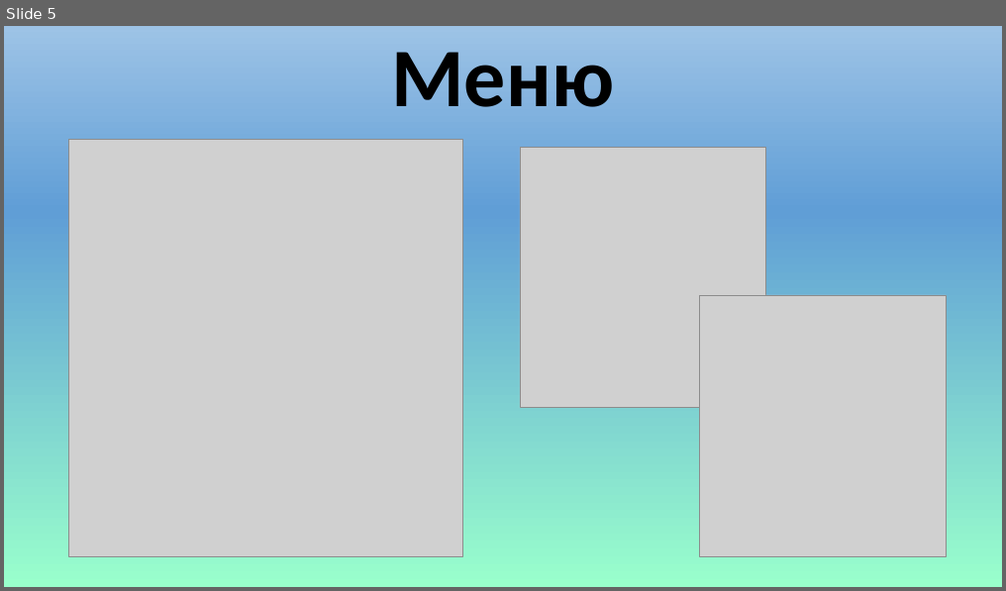
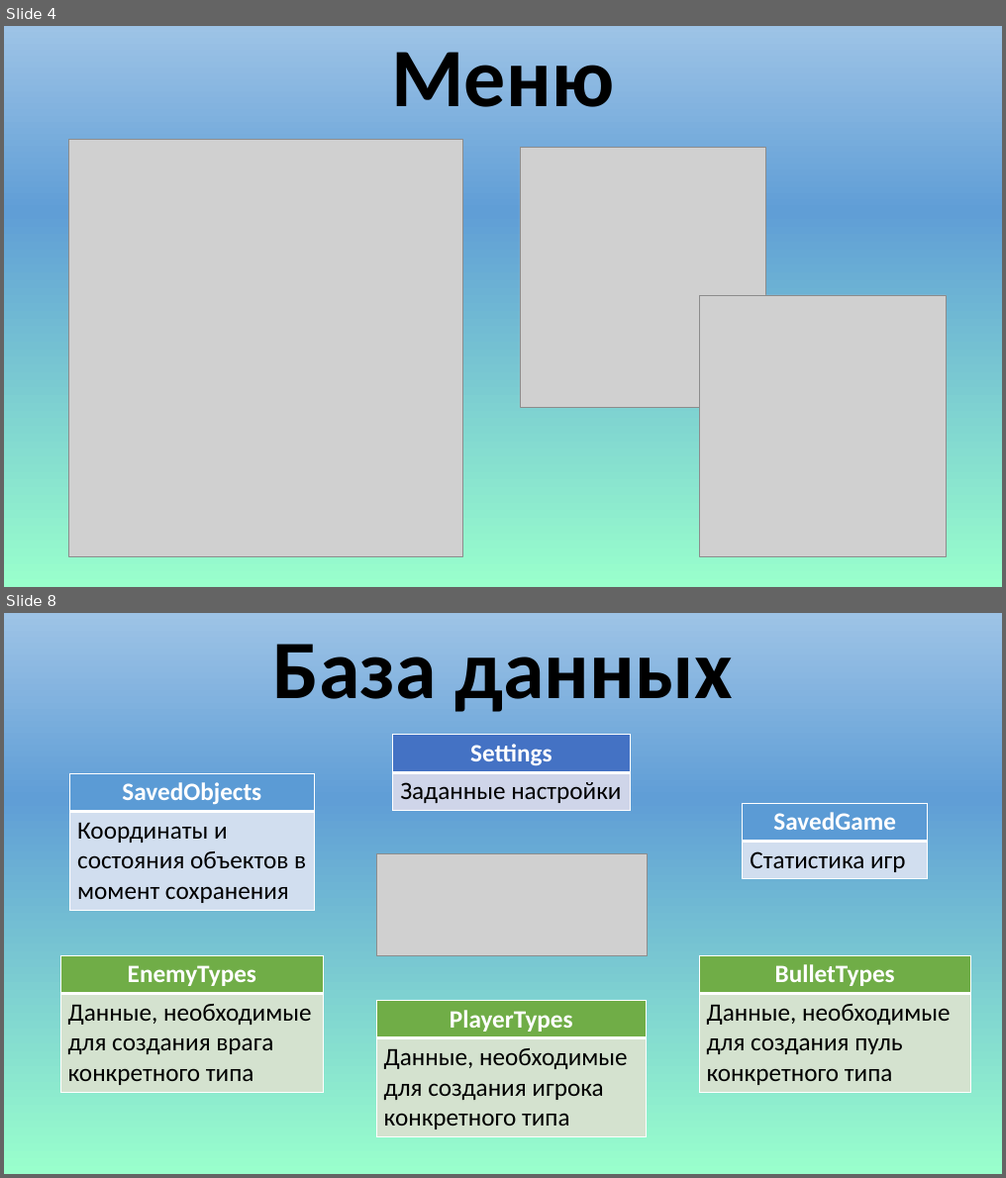
Before and after one commit to Virashu/danmaku, a slide deck: docs/presentation.pptx. Shown one above the other, each under a label of ours: slide 5 before the commit, slides 4 and 8 after it; the slides between them are not shown. The pictures are 1006x591 and 1006x1178 pixels, drawn with LibreOffice and Linux fonts; fonts in the diff are those of the drawing; grey boxes stand for pictures. Boxes give left, top, right and bottom in pixels: in the first picture for what was removed or moved away, otherwise in the second. Text is boxed around its words. In the diff, an @@ line names an element or a change of style, - is before the commit and + after.

```diff
--- a/docs/presentation.pptx
+++ b/docs/presentation.pptx
@@ slide 8 added at (4, 613, 1002, 1174), background gradient #99FFCC to #609ED6 to #9DC3E6 @@
@@ title added at (272, 644, 733, 712), 80 pt, text #000000, bold @@
+База данных
@@ table added at (392, 735, 630, 810), 2 rows, 1 columns @@
+Settings
+Заданные настройки
@@ table added at (70, 773, 314, 908), 2 rows, 1 columns @@
+SavedObjects
+Координаты и состояния объектов в момент сохранения
@@ table added at (743, 803, 928, 878), 2 rows, 1 columns @@
+SavedGame
+Статистика игр
@@ picture added at (377, 854, 648, 956) @@
@@ table added at (60, 956, 323, 1090), 2 rows, 1 columns @@
+EnemyTypes
+Данные, необходимые для создания врага конкретного типа
@@ table added at (699, 956, 971, 1090), 2 rows, 1 columns @@
+BulletTypes
+Данные, необходимые для создания пуль конкретного типа
@@ table added at (377, 1001, 647, 1136), 2 rows, 1 columns @@
+PlayerTypes
+Данные, необходимые для создания игрока конкретного типа
@@ what was slide 5 is now slide 4 @@
```
Also in this commit, not shown: 5 slides changed, 1 other slide added, 3 slides removed.
